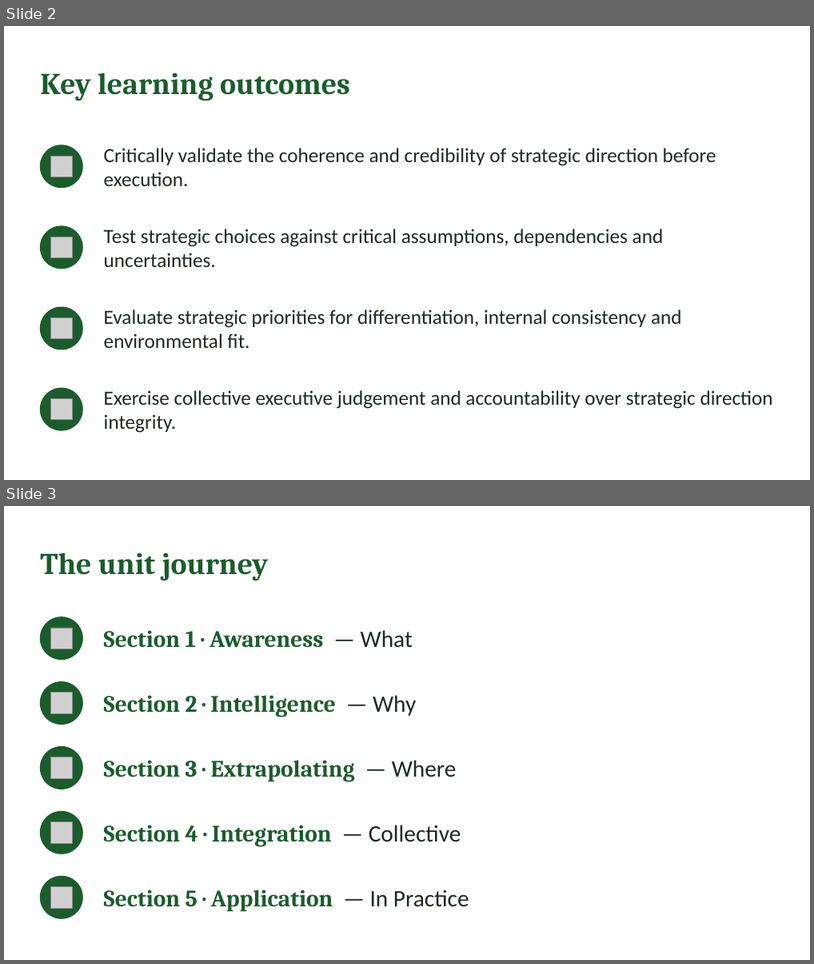
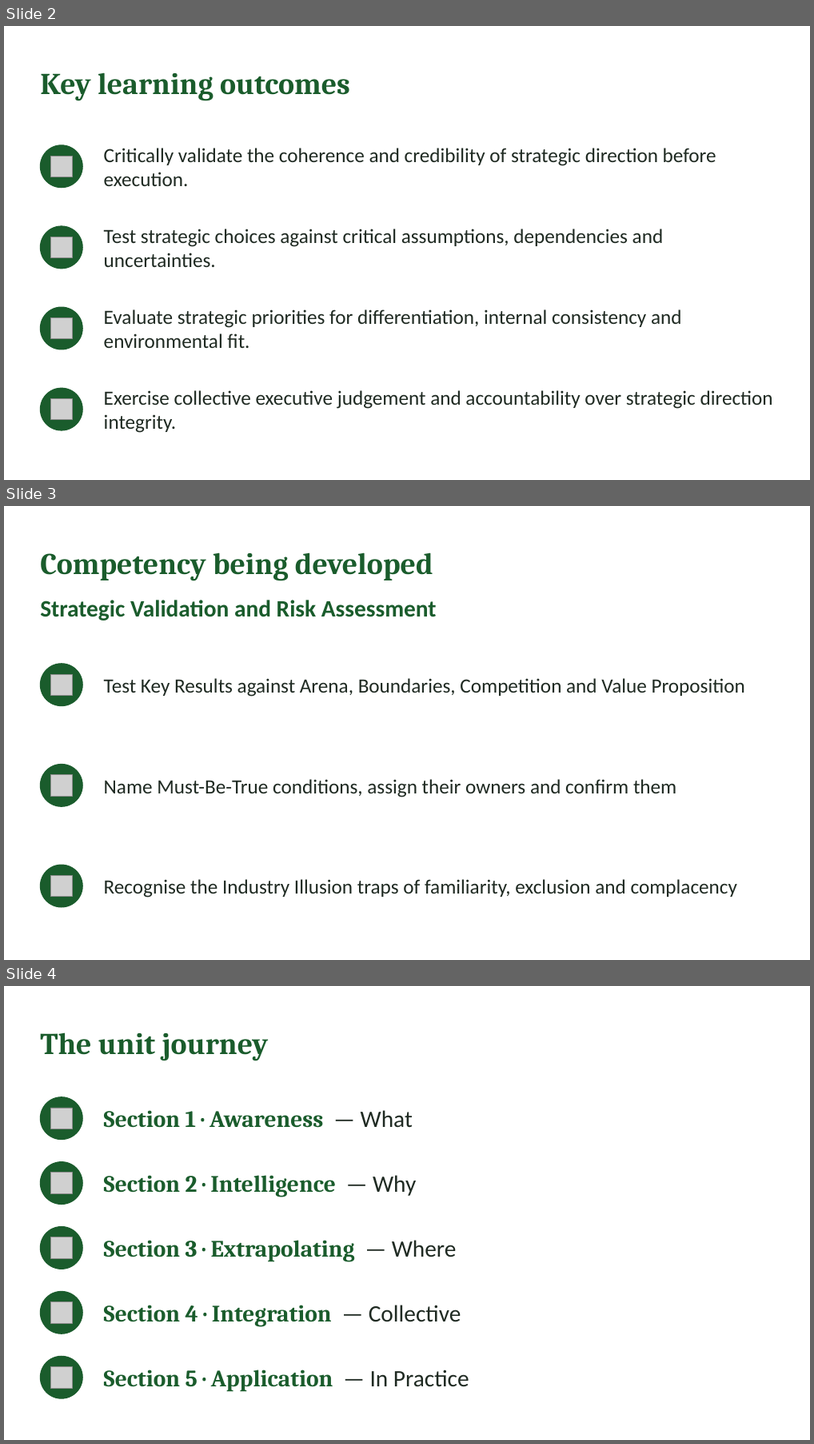
Before and after one commit to IBSL26/ibsl-platform, a slide deck: Unit decks/Unit 04 - Direction Integrity (ABCV-MBT).pptx. Shown one above the other, each under a label of ours: slides 2 and 3 before the commit, slides 2, 3 and 4 after it. The pictures are 814x964 and 814x1444 pixels, drawn with LibreOffice and Linux fonts; fonts in the diff are those of the drawing; grey boxes stand for pictures. Boxes give left, top, right and bottom in pixels: in the first picture for what was removed or moved away, otherwise in the second. Text is boxed around its words. In the diff, an @@ line names an element or a change of style, - is before the commit and + after.

Commit message:
Competency shown on unit pages and decks; framework skills aligned to key reflections

```diff
--- a/Unit decks/Unit 04 - Direction Integrity (ABCV-MBT).pptx
+++ b/Unit decks/Unit 04 - Direction Integrity (ABCV-MBT).pptx
@@ slide 3 added at <box>4,506,810,960</box>, background #FFFFFF @@
@@ text added at <box>40,552,434,580</box>, 36 pt, text #1A5C2C, bold @@
+Competency being developed
@@ text added at <box>40,600,437,620</box>, 28 pt, text #1A5C2C, bold @@
+Strategic Validation and Risk Assessment
@@ ellipse added at <box>40,664,82,706</box>, fill #1A5C2C, outline #1A5C2C 1 pt @@
@@ picture added at <box>51,674,72,696</box> @@
@@ text added at <box>104,678,746,696</box>, 24 pt, text #1F2A22 @@
+Test Key Results against Arena, Boundaries, Competition and Value Proposition
@@ ellipse added at <box>40,764,82,807</box>, fill #1A5C2C, outline #1A5C2C 1 pt @@
@@ picture added at <box>51,775,72,796</box> @@
@@ text added at <box>104,779,677,797</box>, 24 pt, text #1F2A22 @@
+Name Must-Be-True conditions, assign their owners and confirm them
@@ ellipse added at <box>40,864,82,907</box>, fill #1A5C2C, outline #1A5C2C 1 pt @@
@@ picture added at <box>51,875,72,896</box> @@
@@ text added at <box>104,879,738,897</box>, 24 pt, text #1F2A22 @@
+Recognise the Industry Illusion traps of familiarity, exclusion and complacency
@@ what was slide 3 is now slide 4 @@
```
Also in this commit, not shown: 1 slide changed, 40 other files.
